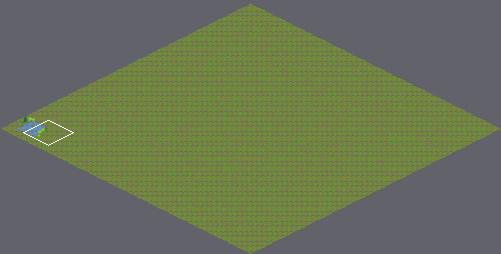
An edit to a level. Tiled map, core/assets/Maps/map.tmx. Above, an overview of the earlier version with the close-up marked.
Close-up. Before the commit:
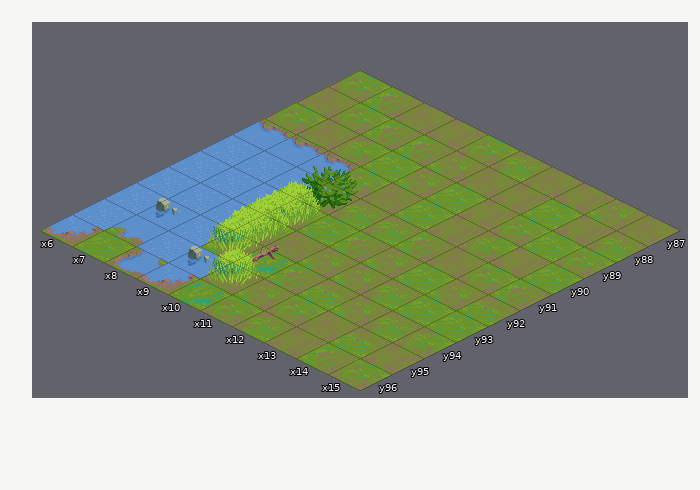
Cells are 64x32 px. Isometric: x runs down to the right, y down to the left. Shown: x 6..15, y 87..96.
After the commit:
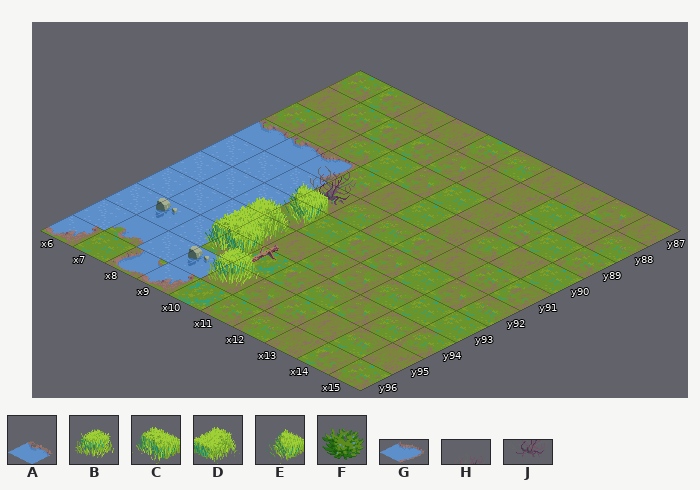
Key: from "iso-64x64-outside": A 88, B 110, C 111, D 112, E 113, F 121, G 176, H 229, J 239.
_ is an empty cell.
Difference:
{"where": "layer \"scenery\""}
{"y":90,"x":8,"old":"A","new":"G"}
{"y":91,"x":9,"old":"_","new":"J"}
{"y":92,"x":9,"old":"_","new":"E"}
{"y":94,"x":9,"old":"_","new":"C"}
{"where": "layer \"foreground\""}
{"y":90,"x":8,"old":"_","new":"H"}
{"y":91,"x":9,"old":"F","new":"_"}
{"y":92,"x":9,"old":"D","new":"_"}
{"y":94,"x":9,"old":"B","new":"_"}
{"label":"changed","picture_box":[200,152,358,255]}
